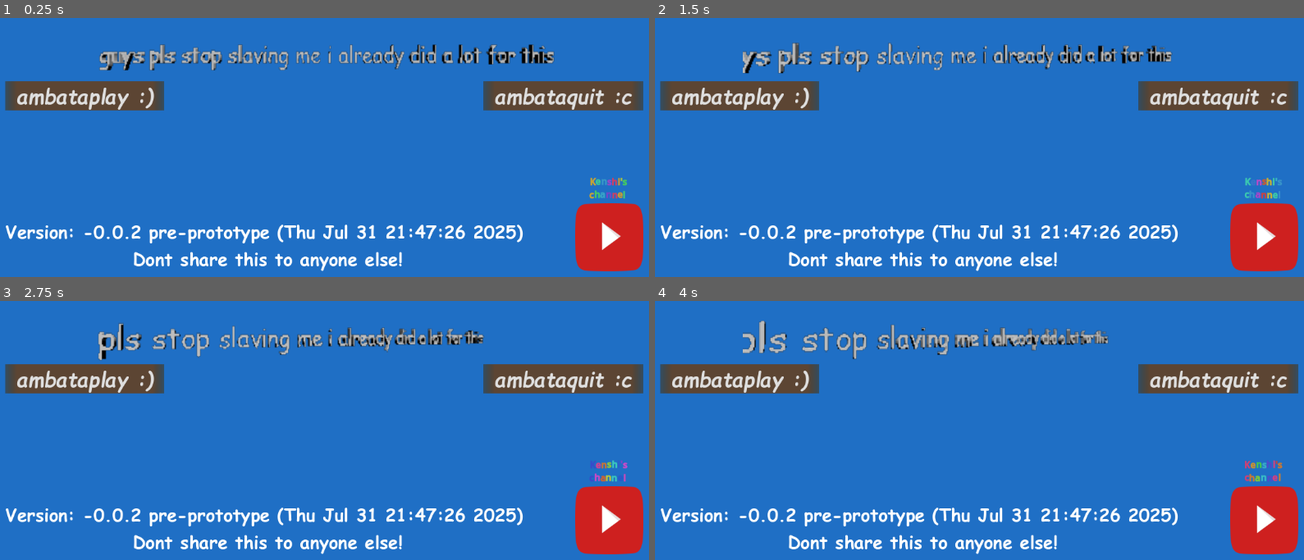
Above: before the commit, frames 1-4 (two rows, left to right).
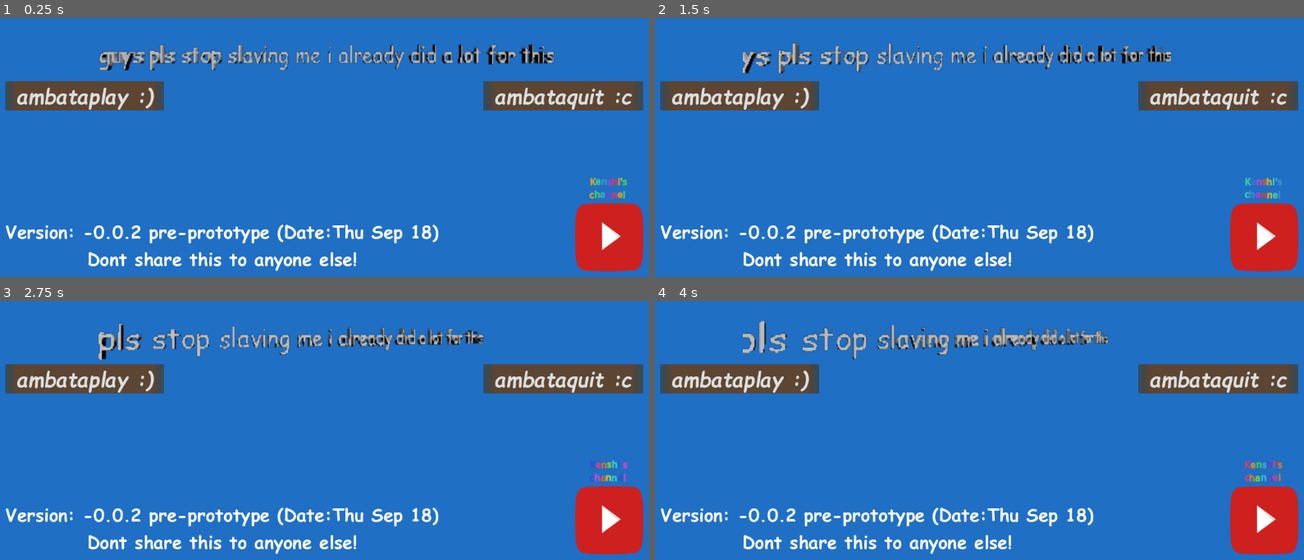
Above: after the commit, the same moments.

Repository: hukultan/-SUPER-Kenshi_RPG
Game: Godot game, scene res://scenes/main.tscn
Same seed, same stepped clock (60 frames per second), same inputs: the game is played once before the commit and once after it. Sound files missing from this copy of the repository are replaced by a short silence.
Inputs:
- Up to frame 1 (0.25 s): no input
- Up to frame 2 (1.5 s): hold D (right) 0.53-1.28 s; hold S (down) from 1.28 s (still down)
- Up to frame 3 (2.75 s): release S (down) at 2.03 s; hold D (right) from 2.03 s (still down)
- Up to frame 4 (4 s): release D (right) at 2.78 s; hold W (up) 2.78-3.53 s; hold A (left) from 3.53 s (still down)

The runs differ from the first frame. In frame 1, 2.4% of the frame differs, in the area x 13-81%, y 79-98%; in frame 2, 2.4%; in frame 3, 2.4%; in frame 4, 2.4%.

Commit message:
small update w/ fixes

Diff:
--- a/scenes/main.tscn
+++ b/scenes/main.tscn
@@ -133,7 +133,7 @@
 size_flags_vertical = 8
 theme_override_fonts/font = ExtResource("8_jbj1t")
 theme_override_font_sizes/font_size = 31
-text = "Version: -0.0.2 pre-prototype (Thu Jul 31 21:47:26 2025)
+text = "Version: -0.0.2 pre-prototype (Date:Thu Sep 18)
 Dont share this to anyone else!"
 horizontal_alignment = 1
 
